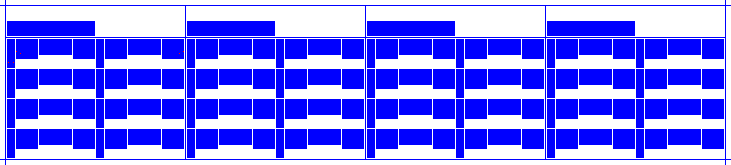
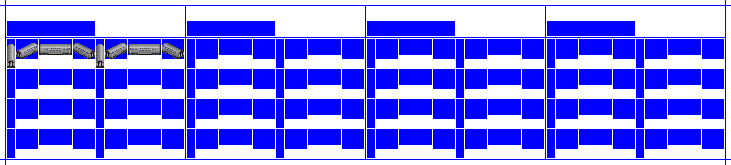
Revision of a layered w=731, h=165 image; what changed, layer by layer:
hid "Lights" over [8, 51, 184, 63]
showed "Silver copy", painted on it over [7, 43, 184, 68]
